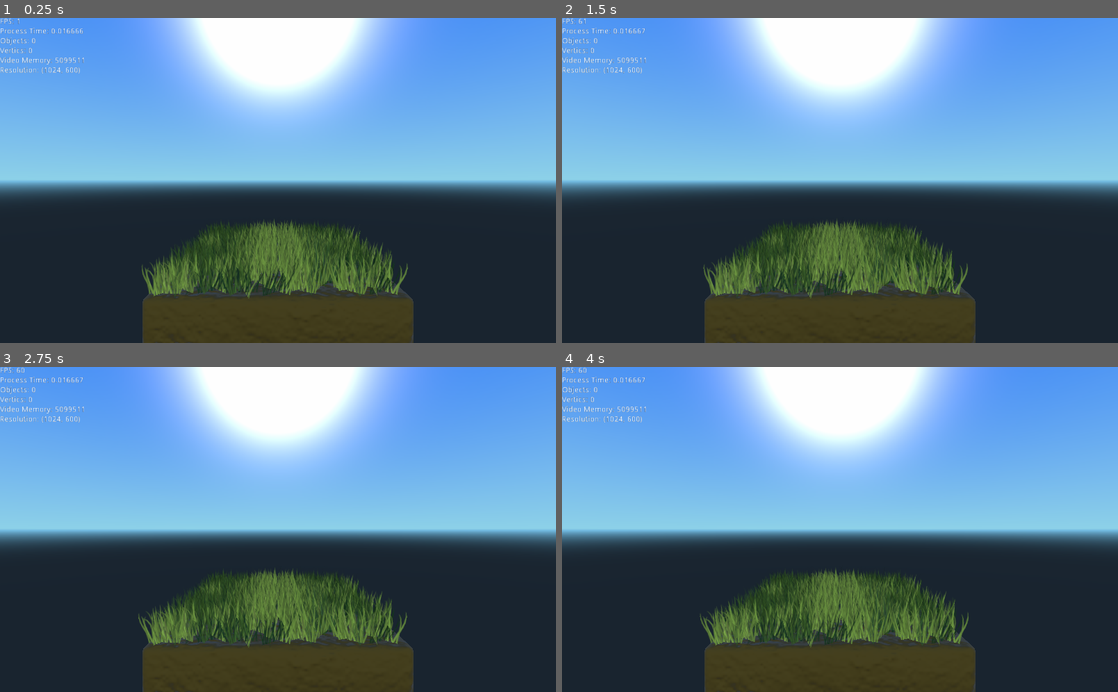
Above: before the commit, frames 1-4 (two rows, left to right).
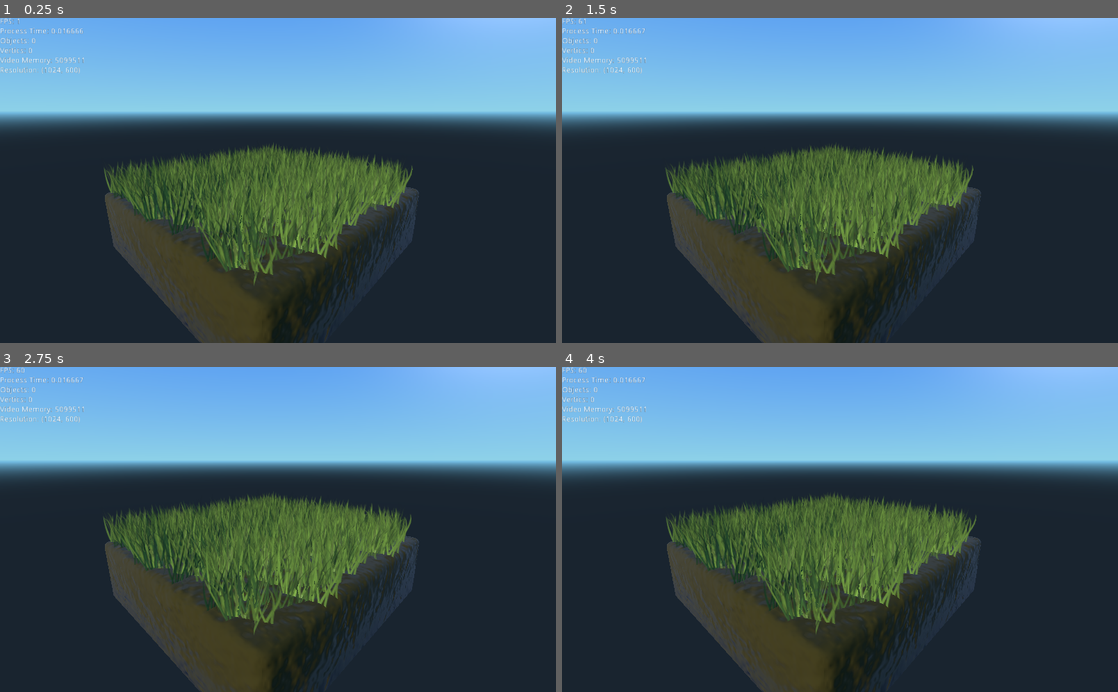
Above: after the commit, the same moments.

Repository: JaccomoLorenz/godot-simple-wind-shader
Game: Godot game, scene res://models/demo.tscn
Same seed, same stepped clock (60 frames per second), same inputs: the game is played once before the commit and once after it.
Inputs:
- Up to frame 1 (0.25 s): no input
- Up to frame 2 (1.5 s): no input
- Up to frame 3 (2.75 s): no input
- Up to frame 4 (4 s): no input

The runs differ from the first frame. In frame 1, 66% of the frame differs, in the area x 0-100%, y 0-100%; in frame 2, 66%; in frame 3, 66%; in frame 4, 66%.

Commit message:
Fix normal calculation and add depth_draw_alpha_prepass  render mode

Diff:
--- a/models/demo.tscn
+++ b/models/demo.tscn
@@ -103,400 +103,410 @@
 adjustment_contrast = 1.0
 adjustment_saturation = 1.0
 
-[node name="Node" type="Node"]
-
-[node name="Camera" type="Camera" parent="."]
-
-transform = Transform( 1, 0, 0, 0, 1, 0, 0, 0, 1, 0, 2.14872, 4.24088 )
-projection = 0
-fov = 65.0
-near = 0.1
-far = 100.0
+[node name="Node" type="Node" index="0"]
+
+[node name="Camera" type="Camera" parent="." index="0"]
+
+transform = Transform( 0.733626, -0.176644, 0.656193, 0, 0.965624, 0.259942, -0.679553, -0.1907, 0.708407, 2.32198, 1.87858, 2.26114 )
 keep_aspect = 1
-current = false
 cull_mask = 1048575
 environment = null
 h_offset = 0.0
 v_offset = 0.0
-doppler/tracking = 0
+doppler_tracking = 0
+projection = 0
+current = false
+fov = 65.0
+size = 1.0
+near = 0.1
+far = 100.0
 script = ExtResource( 1 )
 
-[node name="Ground" parent="." instance=ExtResource( 2 )]
-
-[node name="Grass" parent="." instance=ExtResource( 3 )]
+[node name="Ground" parent="." index="1" instance=ExtResource( 2 )]
+
+[node name="Grass" parent="." index="2" instance=ExtResource( 3 )]
 
 transform = Transform( 1, 0, 0, 0, 1, 0, 0, 0, 1, -0.12367, 0.875, -0.0240485 )
 
-[node name="Grass15" parent="." instance=ExtResource( 3 )]
+[node name="grass" parent="Grass" index="0"]
+
+_sections_unfolded = [ "Geometry", "Transform", "material" ]
+
+[node name="Grass15" parent="." index="3" instance=ExtResource( 3 )]
 
 transform = Transform( 1, 0, 0, 0, 1, 0, 0, 0, 1, -0.12367, 0.875, -0.835992 )
 
-[node name="Grass88" parent="." instance=ExtResource( 3 )]
+[node name="Grass88" parent="." index="4" instance=ExtResource( 3 )]
 
 transform = Transform( 0.989712, 0, -0.143074, 0, 1, 0, 0.143074, 0, 0.989712, -0.12952, 0.875, -1.22231 )
 
-[node name="Grass33" parent="." instance=ExtResource( 3 )]
+[node name="Grass33" parent="." index="5" instance=ExtResource( 3 )]
 
 transform = Transform( 1, 0, 0, 0, 1, 0, 0, 0, 1, -0.12367, 0.875, 0.668754 )
 
-[node name="Grass44" parent="." instance=ExtResource( 3 )]
+[node name="Grass44" parent="." index="6" instance=ExtResource( 3 )]
 
 transform = Transform( -0.0227474, 0, -0.999741, 0, 1, 0, 0.999741, 0, -0.0227474, 1.28645, 0.847243, 0.628147 )
 
-[node name="Grass57" parent="." instance=ExtResource( 3 )]
+[node name="Grass57" parent="." index="7" instance=ExtResource( 3 )]
 
 transform = Transform( -0.0227474, 0, -0.999741, 0, 1, 0, 0.999741, 0, -0.0227474, 1.28645, 0.847243, -0.717221 )
 
-[node name="Grass70" parent="." instance=ExtResource( 3 )]
+[node name="Grass70" parent="." index="8" instance=ExtResource( 3 )]
 
 transform = Transform( -0.0227474, 0, -0.999741, 0, 1, 0, 0.999741, 0, -0.0227474, -0.633197, 0.847243, -0.717221 )
 
-[node name="Grass74" parent="." instance=ExtResource( 3 )]
+[node name="Grass74" parent="." index="9" instance=ExtResource( 3 )]
 
 transform = Transform( -0.0227474, 0, -0.999741, 0, 1, 0, 0.999741, 0, -0.0227474, -0.633197, 0.847243, 0.592967 )
 
-[node name="Grass2" parent="." instance=ExtResource( 3 )]
+[node name="Grass2" parent="." index="10" instance=ExtResource( 3 )]
 
 transform = Transform( 0.749072, 0, -0.662488, 0, 1, 0, 0.662488, 0, 0.749072, 0.164123, 0.875, -0.0240485 )
 
-[node name="Grass23" parent="." instance=ExtResource( 3 )]
+[node name="Grass23" parent="." index="11" instance=ExtResource( 3 )]
 
 transform = Transform( 0.749072, 0, -0.662488, 0, 1, 0, 0.662488, 0, 0.749072, 0.164123, 0.875, -0.835992 )
 
-[node name="Grass86" parent="." instance=ExtResource( 3 )]
+[node name="Grass86" parent="." index="12" instance=ExtResource( 3 )]
 
 transform = Transform( 0.646581, 0, -0.762845, 0, 1, 0, 0.762845, 0, 0.646581, 0.155312, 0.875, -1.18114 )
 
-[node name="Grass25" parent="." instance=ExtResource( 3 )]
+[node name="Grass25" parent="." index="13" instance=ExtResource( 3 )]
 
 transform = Transform( 0.749072, 0, -0.662488, 0, 1, 0, 0.662488, 0, 0.749072, 0.164123, 0.875, 0.668754 )
 
-[node name="Grass48" parent="." instance=ExtResource( 3 )]
+[node name="Grass48" parent="." index="14" instance=ExtResource( 3 )]
 
 transform = Transform( -0.679356, 0, -0.733809, 0, 1, 0, 0.733809, 0, -0.679356, 1.27991, 0.847243, 0.915866 )
 
-[node name="Grass60" parent="." instance=ExtResource( 3 )]
+[node name="Grass60" parent="." index="15" instance=ExtResource( 3 )]
 
 transform = Transform( -0.679356, 0, -0.733809, 0, 1, 0, 0.733809, 0, -0.679356, 1.27991, 0.847243, -0.429503 )
 
-[node name="Grass72" parent="." instance=ExtResource( 3 )]
+[node name="Grass72" parent="." index="16" instance=ExtResource( 3 )]
 
 transform = Transform( -0.679356, 0, -0.733809, 0, 1, 0, 0.733809, 0, -0.679356, -0.639743, 0.847243, -0.429503 )
 
-[node name="Grass76" parent="." instance=ExtResource( 3 )]
+[node name="Grass76" parent="." index="17" instance=ExtResource( 3 )]
 
 transform = Transform( -0.679356, 0, -0.733809, 0, 1, 0, 0.733809, 0, -0.679356, -0.639743, 0.847243, 0.880685 )
 
-[node name="Grass3" parent="." instance=ExtResource( 3 )]
+[node name="Grass3" parent="." index="18" instance=ExtResource( 3 )]
 
 transform = Transform( 0.749072, 0, -0.662488, 0, 1, 0, 0.662488, 0, 0.749072, 0.164123, 0.875, 0.341884 )
 
-[node name="Grass22" parent="." instance=ExtResource( 3 )]
+[node name="Grass22" parent="." index="19" instance=ExtResource( 3 )]
 
 transform = Transform( 0.749072, 0, -0.662488, 0, 1, 0, 0.662488, 0, 0.749072, 0.164123, 0.875, -0.470059 )
 
-[node name="Grass30" parent="." instance=ExtResource( 3 )]
+[node name="Grass30" parent="." index="20" instance=ExtResource( 3 )]
 
 transform = Transform( 0.749072, 0, -0.662488, 0, 1, 0, 0.662488, 0, 0.749072, 0.164123, 0.875, 1.03469 )
 
-[node name="Grass41" parent="." instance=ExtResource( 3 )]
+[node name="Grass41" parent="." index="21" instance=ExtResource( 3 )]
 
 transform = Transform( -0.679356, 0, -0.733809, 0, 1, 0, 0.733809, 0, -0.679356, 0.914069, 0.847243, 0.907542 )
 
-[node name="Grass53" parent="." instance=ExtResource( 3 )]
+[node name="Grass53" parent="." index="22" instance=ExtResource( 3 )]
 
 transform = Transform( -0.679356, 0, -0.733809, 0, 1, 0, 0.733809, 0, -0.679356, 0.914069, 0.847243, -0.437827 )
 
-[node name="Grass66" parent="." instance=ExtResource( 3 )]
+[node name="Grass66" parent="." index="23" instance=ExtResource( 3 )]
 
 transform = Transform( -0.679356, 0, -0.733809, 0, 1, 0, 0.733809, 0, -0.679356, -1.00558, 0.847243, -0.437827 )
 
-[node name="Grass81" parent="." instance=ExtResource( 3 )]
+[node name="Grass81" parent="." index="24" instance=ExtResource( 3 )]
 
 transform = Transform( -0.679356, 0, -0.733809, 0, 1, 0, 0.733809, 0, -0.679356, -1.00558, 0.847243, 0.872361 )
 
-[node name="Grass4" parent="." instance=ExtResource( 3 )]
+[node name="Grass4" parent="." index="25" instance=ExtResource( 3 )]
 
 transform = Transform( 0.999993, 0, -0.00363281, 0, 1, 0, 0.00363281, 0, 0.999993, -0.251788, 0.875, 0.341884 )
 
-[node name="Grass16" parent="." instance=ExtResource( 3 )]
+[node name="Grass16" parent="." index="26" instance=ExtResource( 3 )]
 
 transform = Transform( 0.999993, 0, -0.00363281, 0, 1, 0, 0.00363281, 0, 0.999993, -0.251788, 0.875, -0.470059 )
 
-[node name="Grass36" parent="." instance=ExtResource( 3 )]
+[node name="Grass36" parent="." index="27" instance=ExtResource( 3 )]
 
 transform = Transform( 0.999993, 0, -0.00363281, 0, 1, 0, 0.00363281, 0, 0.999993, -0.251788, 0.875, 1.03469 )
 
-[node name="Grass47" parent="." instance=ExtResource( 3 )]
+[node name="Grass47" parent="." index="28" instance=ExtResource( 3 )]
 
 transform = Transform( -0.0263791, 0, -0.999652, 0, 1, 0, 0.999652, 0, -0.0263791, 0.92353, 0.847243, 0.491738 )
 
-[node name="Grass59" parent="." instance=ExtResource( 3 )]
+[node name="Grass59" parent="." index="29" instance=ExtResource( 3 )]
 
 transform = Transform( -0.0263791, 0, -0.999652, 0, 1, 0, 0.999652, 0, -0.0263791, 0.92353, 0.847243, -0.853631 )
 
-[node name="Grass71" parent="." instance=ExtResource( 3 )]
+[node name="Grass71" parent="." index="30" instance=ExtResource( 3 )]
 
 transform = Transform( -0.0263791, 0, -0.999652, 0, 1, 0, 0.999652, 0, -0.0263791, -0.99612, 0.847243, -0.853631 )
 
-[node name="Grass75" parent="." instance=ExtResource( 3 )]
+[node name="Grass75" parent="." index="31" instance=ExtResource( 3 )]
 
 transform = Transform( -0.0263791, 0, -0.999652, 0, 1, 0, 0.999652, 0, -0.0263791, -0.99612, 0.847243, 0.456558 )
 
-[node name="Grass5" parent="." instance=ExtResource( 3 )]
+[node name="Grass5" parent="." index="32" instance=ExtResource( 3 )]
 
 transform = Transform( -0.45864, 0, -0.888622, 0, 1, 0, 0.888622, 0, -0.45864, -0.680027, 0.875, 0.112206 )
 
-[node name="Grass24" parent="." instance=ExtResource( 3 )]
+[node name="Grass24" parent="." index="33" instance=ExtResource( 3 )]
 
 transform = Transform( -0.45864, 0, -0.888622, 0, 1, 0, 0.888622, 0, -0.45864, -0.680027, 0.875, -0.699737 )
 
-[node name="Grass26" parent="." instance=ExtResource( 3 )]
+[node name="Grass26" parent="." index="34" instance=ExtResource( 3 )]
 
 transform = Transform( -0.45864, 0, -0.888622, 0, 1, 0, 0.888622, 0, -0.45864, -0.680027, 0.875, 0.805009 )
 
-[node name="Grass37" parent="." instance=ExtResource( 3 )]
+[node name="Grass37" parent="." index="35" instance=ExtResource( 3 )]
 
 transform = Transform( -0.877959, 0, 0.478735, 0, 1, 0, -0.478735, 0, -0.877959, 1.16289, 0.847243, 0.0688347 )
 
-[node name="Grass51" parent="." instance=ExtResource( 3 )]
+[node name="Grass51" parent="." index="36" instance=ExtResource( 3 )]
 
 transform = Transform( -0.877959, 0, 0.478735, 0, 1, 0, -0.478735, 0, -0.877959, 1.16289, 0.847243, -1.27653 )
 
-[node name="Grass64" parent="." instance=ExtResource( 3 )]
+[node name="Grass64" parent="." index="37" instance=ExtResource( 3 )]
 
 transform = Transform( -0.877959, 0, 0.478735, 0, 1, 0, -0.478735, 0, -0.877959, -0.75676, 0.847243, -1.27653 )
 
-[node name="Grass79" parent="." instance=ExtResource( 3 )]
+[node name="Grass79" parent="." index="38" instance=ExtResource( 3 )]
 
 transform = Transform( -0.877959, 0, 0.478735, 0, 1, 0, -0.478735, 0, -0.877959, -0.75676, 0.847243, 0.0336542 )
 
-[node name="Grass6" parent="." instance=ExtResource( 3 )]
+[node name="Grass6" parent="." index="39" instance=ExtResource( 3 )]
 
 transform = Transform( 0.833195, 0, -0.552979, 0, 1, 0, 0.552979, 0, 0.833195, -0.602322, 0.875, 0.452692 )
 
-[node name="Grass20" parent="." instance=ExtResource( 3 )]
+[node name="Grass20" parent="." index="40" instance=ExtResource( 3 )]
 
 transform = Transform( 0.833195, 0, -0.552979, 0, 1, 0, 0.552979, 0, 0.833195, -0.602322, 0.875, -0.359251 )
 
-[node name="Grass29" parent="." instance=ExtResource( 3 )]
+[node name="Grass29" parent="." index="41" instance=ExtResource( 3 )]
 
 transform = Transform( 0.833195, 0, -0.552979, 0, 1, 0, 0.552979, 0, 0.833195, -0.602322, 0.875, 1.14549 )
 
-[node name="Grass40" parent="." instance=ExtResource( 3 )]
+[node name="Grass40" parent="." index="42" instance=ExtResource( 3 )]
 
 transform = Transform( -0.571789, 0, -0.820401, 0, 1, 0, 0.820401, 0, -0.571789, 0.820724, 0.847243, 0.138775 )
 
-[node name="Grass52" parent="." instance=ExtResource( 3 )]
+[node name="Grass52" parent="." index="43" instance=ExtResource( 3 )]
 
 transform = Transform( -0.571789, 0, -0.820401, 0, 1, 0, 0.820401, 0, -0.571789, 0.820724, 0.847243, -1.20659 )
 
-[node name="Grass65" parent="." instance=ExtResource( 3 )]
+[node name="Grass65" parent="." index="44" instance=ExtResource( 3 )]
 
 transform = Transform( -0.571789, 0, -0.820401, 0, 1, 0, 0.820401, 0, -0.571789, -1.09893, 0.847243, -1.20659 )
 
-[node name="Grass80" parent="." instance=ExtResource( 3 )]
+[node name="Grass80" parent="." index="45" instance=ExtResource( 3 )]
 
 transform = Transform( -0.571789, 0, -0.820401, 0, 1, 0, 0.820401, 0, -0.571789, -1.09893, 0.847243, 0.103595 )
 
-[node name="Grass7" parent="." instance=ExtResource( 3 )]
+[node name="Grass7" parent="." index="46" instance=ExtResource( 3 )]
 
 transform = Transform( 0.890786, 0, 0.454423, 0, 1, 0, -0.454423, 0, 0.890786, 0.536528, 0.875, 0.0951686 )
 
-[node name="Grass21" parent="." instance=ExtResource( 3 )]
+[node name="Grass21" parent="." index="47" instance=ExtResource( 3 )]
 
 transform = Transform( 0.890786, 0, 0.454423, 0, 1, 0, -0.454423, 0, 0.890786, 0.536528, 0.875, -0.716775 )
 
-[node name="Grass31" parent="." instance=ExtResource( 3 )]
+[node name="Grass31" parent="." index="48" instance=ExtResource( 3 )]
 
 transform = Transform( 0.890786, 0, 0.454423, 0, 1, 0, -0.454423, 0, 0.890786, 0.536528, 0.875, 0.787971 )
 
-[node name="Grass42" parent="." instance=ExtResource( 3 )]
+[node name="Grass42" parent="." index="49" instance=ExtResource( 3 )]
 
 transform = Transform( 0.434043, 0, -0.900892, 0, 1, 0, 0.900892, 0, 0.434043, 1.15225, 0.847243, 1.28546 )
 
-[node name="Grass54" parent="." instance=ExtResource( 3 )]
+[node name="Grass54" parent="." index="50" instance=ExtResource( 3 )]
 
 transform = Transform( 0.434043, 0, -0.900892, 0, 1, 0, 0.900892, 0, 0.434043, 1.15225, 0.847243, -0.0599058 )
 
-[node name="Grass67" parent="." instance=ExtResource( 3 )]
+[node name="Grass67" parent="." index="51" instance=ExtResource( 3 )]
 
 transform = Transform( 0.434043, 0, -0.900892, 0, 1, 0, 0.900892, 0, 0.434043, -0.767401, 0.847243, -0.0599058 )
 
-[node name="Grass82" parent="." instance=ExtResource( 3 )]
+[node name="Grass82" parent="." index="52" instance=ExtResource( 3 )]
 
 transform = Transform( 0.434043, 0, -0.900892, 0, 1, 0, 0.900892, 0, 0.434043, -0.767401, 0.847243, 1.25028 )
 
-[node name="Grass8" parent="." instance=ExtResource( 3 )]
+[node name="Grass8" parent="." index="53" instance=ExtResource( 3 )]
 
 transform = Transform( -0.0191467, 0, 0.999817, 0, 1, 0, -0.999817, 0, -0.0191467, 0.536528, 0.875, 0.392851 )
 
-[node name="Grass19" parent="." instance=ExtResource( 3 )]
+[node name="Grass19" parent="." index="54" instance=ExtResource( 3 )]
 
 transform = Transform( -0.0191467, 0, 0.999817, 0, 1, 0, -0.999817, 0, -0.0191467, 0.536528, 0.875, -0.419092 )
 
-[node name="Grass28" parent="." instance=ExtResource( 3 )]
+[node name="Grass28" parent="." index="55" instance=ExtResource( 3 )]
 
 transform = Transform( -0.0191467, 0, 0.999817, 0, 1, 0, -0.999817, 0, -0.0191467, 0.536528, 0.875, 1.08565 )
 
-[node name="Grass39" parent="." instance=ExtResource( 3 )]
+[node name="Grass39" parent="." index="56" instance=ExtResource( 3 )]
 
 editor/display_folded = true
 transform = Transform( 0.999994, 0, -0.00360146, 0, 1, 0, 0.00360146, 0, 0.999994, 0.854644, 0.847243, 1.27869 )
 
-[node name="Grass50" parent="." instance=ExtResource( 3 )]
+[node name="Grass50" parent="." index="57" instance=ExtResource( 3 )]
 
 transform = Transform( 0.999994, 0, -0.00360146, 0, 1, 0, 0.00360146, 0, 0.999994, 0.854644, 0.847243, -0.0666772 )
 
-[node name="Grass63" parent="." instance=ExtResource( 3 )]
+[node name="Grass63" parent="." index="58" instance=ExtResource( 3 )]
 
 transform = Transform( 0.999994, 0, -0.00360146, 0, 1, 0, 0.00360146, 0, 0.999994, -1.06501, 0.847243, -0.0666772 )
 
-[node name="Grass78" parent="." instance=ExtResource( 3 )]
+[node name="Grass78" parent="." index="59" instance=ExtResource( 3 )]
 
 transform = Transform( 0.999994, 0, -0.00360146, 0, 1, 0, 0.00360146, 0, 0.999994, -1.06501, 0.847243, 1.24351 )
 
-[node name="Grass85" parent="." instance=ExtResource( 3 )]
+[node name="Grass85" parent="." index="60" instance=ExtResource( 3 )]
 
 transform = Transform( 0.857728, 0, 0.514104, 0, 1, 0, -0.514104, 0, 0.857728, -1.24814, 0.847243, 1.33444 )
 
-[node name="Grass9" parent="." instance=ExtResource( 3 )]
+[node name="Grass9" parent="." index="61" instance=ExtResource( 3 )]
 
 transform = Transform( 0.987512, 0, 0.157542, 0, 1, 0, -0.157542, 0, 0.987512, 0.300199, 0.875, 0.593725 )
 
-[node name="Grass17" parent="." instance=ExtResource( 3 )]
+[node name="Grass17" parent="." index="62" instance=ExtResource( 3 )]
 
 transform = Transform( 0.987512, 0, 0.157542, 0, 1, 0, -0.157542, 0, 0.987512, 0.300199, 0.875, -0.218218 )
 
-[node name="Grass35" parent="." instance=ExtResource( 3 )]
+[node name="Grass35" parent="." index="63" instance=ExtResource( 3 )]
 
 transform = Transform( 0.987512, 0, 0.157542, 0, 1, 0, -0.157542, 0, 0.987512, 0.300199, 0.875, 1.28653 )
 
-[node name="Grass46" parent="." instance=ExtResource( 3 )]
+[node name="Grass46" parent="." index="64" instance=ExtResource( 3 )]
 
 transform = Transform( 0.135037, 0, -0.990841, 0, 1, 0, 0.990841, 0, 0.135037, 0.659198, 0.847243, 1.03785 )
 
-[node name="Grass58" parent="." instance=ExtResource( 3 )]
+[node name="Grass58" parent="." index="65" instance=ExtResource( 3 )]
 
 transform = Transform( 0.135037, 0, -0.990841, 0, 1, 0, 0.990841, 0, 0.135037, 0.659198, 0.847243, -0.307514 )
 
-[node name="Grass62" parent="." instance=ExtResource( 3 )]
+[node name="Grass62" parent="." index="66" instance=ExtResource( 3 )]
 
 transform = Transform( 0.135037, 0, -0.990841, 0, 1, 0, 0.990841, 0, 0.135037, -1.26045, 0.847243, -0.307514 )
 
-[node name="Grass77" parent="." instance=ExtResource( 3 )]
+[node name="Grass77" parent="." index="67" instance=ExtResource( 3 )]
 
 transform = Transform( 0.135037, 0, -0.990841, 0, 1, 0, 0.990841, 0, 0.135037, -1.26045, 0.847243, 1.00267 )
 
-[node name="Grass10" parent="." instance=ExtResource( 3 )]
+[node name="Grass10" parent="." index="68" instance=ExtResource( 3 )]
 
 transform = Transform( 0.848084, 0, -0.529862, 0, 1, 0, 0.529862, 0, 0.848084, -0.418099, 0.875, 0.0515285 )
 
-[node name="Grass18" parent="." instance=ExtResource( 3 )]
+[node name="Grass18" parent="." index="69" instance=ExtResource( 3 )]
 
 transform = Transform( 0.848084, 0, -0.529862, 0, 1, 0, 0.529862, 0, 0.848084, -0.418099, 0.875, -0.760415 )
 
-[node name="Grass87" parent="." instance=ExtResource( 3 )]
+[node name="Grass87" parent="." index="70" instance=ExtResource( 3 )]
 
 transform = Transform( 0.763549, 0, -0.64575, 0, 1, 0, 0.64575, 0, 0.763549, -0.431732, 0.875, -1.18964 )
 
-[node name="Grass27" parent="." instance=ExtResource( 3 )]
+[node name="Grass27" parent="." index="71" instance=ExtResource( 3 )]
 
 transform = Transform( 0.848084, 0, -0.529862, 0, 1, 0, 0.529862, 0, 0.848084, -0.418099, 0.875, 0.744331 )
 
-[node name="Grass38" parent="." instance=ExtResource( 3 )]
+[node name="Grass38" parent="." index="72" instance=ExtResource( 3 )]
 
 transform = Transform( -0.549017, 0, -0.835812, 0, 1, 0, 0.835812, 0, -0.549017, 1.21759, 0.847243, 0.332076 )
 
-[node name="Grass49" parent="." instance=ExtResource( 3 )]
+[node name="Grass49" parent="." index="73" instance=ExtResource( 3 )]
 
 transform = Transform( -0.549017, 0, -0.835812, 0, 1, 0, 0.835812, 0, -0.549017, 1.21759, 0.847243, -1.01329 )
 
-[node name="Grass61" parent="." instance=ExtResource( 3 )]
+[node name="Grass61" parent="." index="74" instance=ExtResource( 3 )]
 
 transform = Transform( -0.549017, 0, -0.835812, 0, 1, 0, 0.835812, 0, -0.549017, -0.702057, 0.847243, -1.01329 )
 
-[node name="Grass73" parent="." instance=ExtResource( 3 )]
+[node name="Grass73" parent="." index="75" instance=ExtResource( 3 )]
 
 transform = Transform( -0.549017, 0, -0.835812, 0, 1, 0, 0.835812, 0, -0.549017, -0.702057, 0.847243, 0.296895 )
 
-[node name="Grass11" parent="." instance=ExtResource( 3 )]
+[node name="Grass11" parent="." index="76" instance=ExtResource( 3 )]
 
 transform = Transform( 0.0169177, 0, -0.999857, 0, 1, 0, 0.999857, 0, 0.0169177, -0.418099, 0.875, 0.636099 )
 
-[node name="Grass14" parent="." instance=ExtResource( 3 )]
+[node name="Grass14" parent="." index="77" instance=ExtResource( 3 )]
 
 transform = Transform( 0.0169177, 0, -0.999857, 0, 1, 0, 0.999857, 0, 0.0169177, -0.418099, 0.875, -0.175844 )
 
-[node name="Grass34" parent="." instance=ExtResource( 3 )]
+[node name="Grass34" parent="." index="78" instance=ExtResource( 3 )]
 
 transform = Transform( 0.0169177, 0, -0.999857, 0, 1, 0, 0.999857, 0, 0.0169177, -0.418099, 0.875, 1.3289 )
 
-[node name="Grass45" parent="." instance=ExtResource( 3 )]
+[node name="Grass45" parent="." index="79" instance=ExtResource( 3 )]
 
 transform = Transform( -0.999983, 0, 0.00583077, 0, 1, 0, -0.00583077, 0, -0.999983, 0.633174, 0.847243, 0.318778 )
 
-[node name="Grass55" parent="." instance=ExtResource( 3 )]
+[node name="Grass55" parent="." index="80" instance=ExtResource( 3 )]
 
 transform = Transform( -0.999983, 0, 0.00583077, 0, 1, 0, -0.00583077, 0, -0.999983, 0.633174, 0.847243, -1.02659 )
 
-[node name="Grass89" parent="." instance=ExtResource( 3 )]
+[node name="Grass89" parent="." index="81" instance=ExtResource( 3 )]
 
 transform = Transform( -0.988861, 0, 0.148842, 0, 1, 0, -0.148842, 0, -0.988861, 0.646808, 0.847243, -1.28064 )
 
-[node name="Grass90" parent="." instance=ExtResource( 3 )]
+[node name="Grass90" parent="." index="82" instance=ExtResource( 3 )]
 
 transform = Transform( -0.852575, 0, -0.522606, 0, 1, 0, 0.522606, 0, -0.852575, 0.319572, 0.847243, -1.33997 )
 
-[node name="Grass91" parent="." instance=ExtResource( 3 )]
+[node name="Grass91" parent="." index="83" instance=ExtResource( 3 )]
 
 transform = Transform( -0.687675, 0, -0.726019, 0, 1, 0, 0.726019, 0, -0.687675, -1.29768, 0.847243, -1.31829 )
 
-[node name="Grass68" parent="." instance=ExtResource( 3 )]
+[node name="Grass68" parent="." index="84" instance=ExtResource( 3 )]
 
 transform = Transform( -0.999983, 0, 0.00583077, 0, 1, 0, -0.00583077, 0, -0.999983, -1.28648, 0.847243, -1.02659 )
 
-[node name="Grass84" parent="." instance=ExtResource( 3 )]
+[node name="Grass84" parent="." index="85" instance=ExtResource( 3 )]
 
 transform = Transform( -0.999983, 0, 0.00583077, 0, 1, 0, -0.00583077, 0, -0.999983, -1.28648, 0.847243, 0.283598 )
 
-[node name="Grass12" parent="." instance=ExtResource( 3 )]
+[node name="Grass12" parent="." index="86" instance=ExtResource( 3 )]
 
 transform = Transform( 0.585717, 0, -0.810516, 0, 1, 0, 0.810516, 0, 0.585717, -0.0556628, 0.875, 0.636099 )
 
-[node name="Grass13" parent="." instance=ExtResource( 3 )]
+[node name="Grass13" parent="." index="87" instance=ExtResource( 3 )]
 
 transform = Transform( 0.585717, 0, -0.810516, 0, 1, 0, 0.810516, 0, 0.585717, -0.0556628, 0.875, -0.175844 )
 
-[node name="Grass32" parent="." instance=ExtResource( 3 )]
+[node name="Grass32" parent="." index="88" instance=ExtResource( 3 )]
 
 transform = Transform( 0.585717, 0, -0.810516, 0, 1, 0, 0.810516, 0, 0.585717, -0.0556628, 0.875, 1.3289 )
 
-[node name="Grass43" parent="." instance=ExtResource( 3 )]
+[node name="Grass43" parent="." index="89" instance=ExtResource( 3 )]
 
 transform = Transform( -0.82363, 0, -0.567128, 0, 1, 0, 0.567128, 0, -0.82363, 0.62493, 0.847243, 0.68112 )
 
-[node name="Grass56" parent="." instance=ExtResource( 3 )]
+[node name="Grass56" parent="." index="90" instance=ExtResource( 3 )]
 
 transform = Transform( -0.82363, 0, -0.567128, 0, 1, 0, 0.567128, 0, -0.82363, 0.62493, 0.847243, -0.664248 )
 
-[node name="Grass69" parent="." instance=ExtResource( 3 )]
+[node name="Grass69" parent="." index="91" instance=ExtResource( 3 )]
 
 transform = Transform( -0.82363, 0, -0.567128, 0, 1, 0, 0.567128, 0, -0.82363, -1.29472, 0.847243, -0.664248 )
 
-[node name="Grass83" parent="." instance=ExtResource( 3 )]
+[node name="Grass83" parent="." index="92" instance=ExtResource( 3 )]
 
 transform = Transform( -0.82363, 0, -0.567128, 0, 1, 0, 0.567128, 0, -0.82363, -1.29472, 0.847243, 0.64594 )
 
-[node name="DirectionalLight2" type="DirectionalLight" parent="."]
-
-transform = Transform( 1, 0, 0, 0, 0.965515, 0.260346, 0, -0.260346, 0.965515, 0, 4.42044, 3.50781 )
+[node name="WorldEnvironment" type="WorldEnvironment" parent="." index="93"]
+
+environment = SubResource( 2 )
+
+[node name="DirectionalLight" type="DirectionalLight" parent="." index="94"]
+
+transform = Transform( 1, 0, 0, 0, 0.957806, 0.287416, 0, -0.287416, 0.957806, 0.404712, 2.98131, 7.52191 )
 layers = 1
 light_color = Color( 1, 1, 1, 1 )
 light_energy = 1.0
 light_indirect_energy = 1.0
 light_negative = false
 light_specular = 0.5
+light_bake_mode = 1
 light_cull_mask = -1
 shadow_enabled = false
 shadow_color = Color( 0, 0, 0, 1 )
@@ -514,10 +524,6 @@
 directional_shadow_depth_range = 0
 directional_shadow_max_distance = 200.0
 
-[node name="WorldEnvironment" type="WorldEnvironment" parent="."]
-
-environment = SubResource( 2 )
-
 
 [editable path="Grass"]
 [editable path="Grass39"]
--- a/models/grass.tscn
+++ b/models/grass.tscn
@@ -8,19 +8,19 @@
 
 render_priority = 0
 shader = ExtResource( 2 )
-shader_param/speed = 1.4
-shader_param/strength = 0.05
-shader_param/detail = 4.0
+shader_param/speed = 2.0
+shader_param/strength = 0.04
+shader_param/detail = 3.0
 shader_param/direction = Vector2( 1, 0 )
-shader_param/heightOffset = 0.0
+shader_param/heightOffset = null
 shader_param/diffuse = ExtResource( 3 )
 _sections_unfolded = [ "shader_param" ]
 
-[node name="Grass" instance=ExtResource( 1 )]
+[node name="Grass" index="0" instance=ExtResource( 1 )]
 
 _sections_unfolded = [ "Transform" ]
 
-[node name="grass" parent="."]
+[node name="grass" parent="." index="0"]
 
 material_override = SubResource( 1 )
 _sections_unfolded = [ "Geometry", "Transform" ]
--- a/shaders/wind_shader.tres
+++ b/shaders/wind_shader.tres
@@ -3,10 +3,10 @@
 [resource]
 
 code = "shader_type spatial;
-render_mode cull_disabled, skip_vertex_transform;
+render_mode cull_disabled, skip_vertex_transform, depth_draw_alpha_prepass;
 
 uniform float speed = 1.0;
-uniform float strength = 0.2;
+uniform float strength = 0.1;
 uniform float detail = 1.0;
 uniform vec2 direction = vec2(1.0, 0.0);
 uniform float heightOffset = 0.0;
@@ -18,6 +18,7 @@
 	float wind = (sin(time) + cos(time * detail)) * strength * max(0.0, VERTEX.y - heightOffset);
 	worldPos.xz += vec2(wind * direction.x, wind * direction.y);
 	VERTEX = (INV_CAMERA_MATRIX * worldPos).xyz;
+	NORMAL = (MODELVIEW_MATRIX * vec4(NORMAL, 0.0)).xyz;
 }
 uniform sampler2D diffuse : hint_albedo;
 
